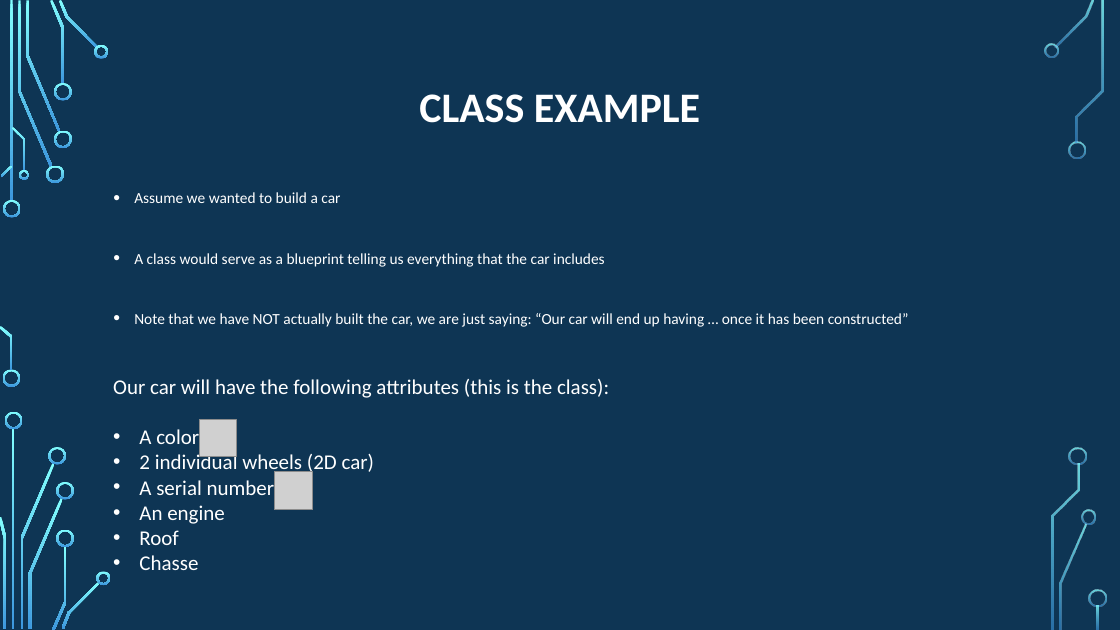
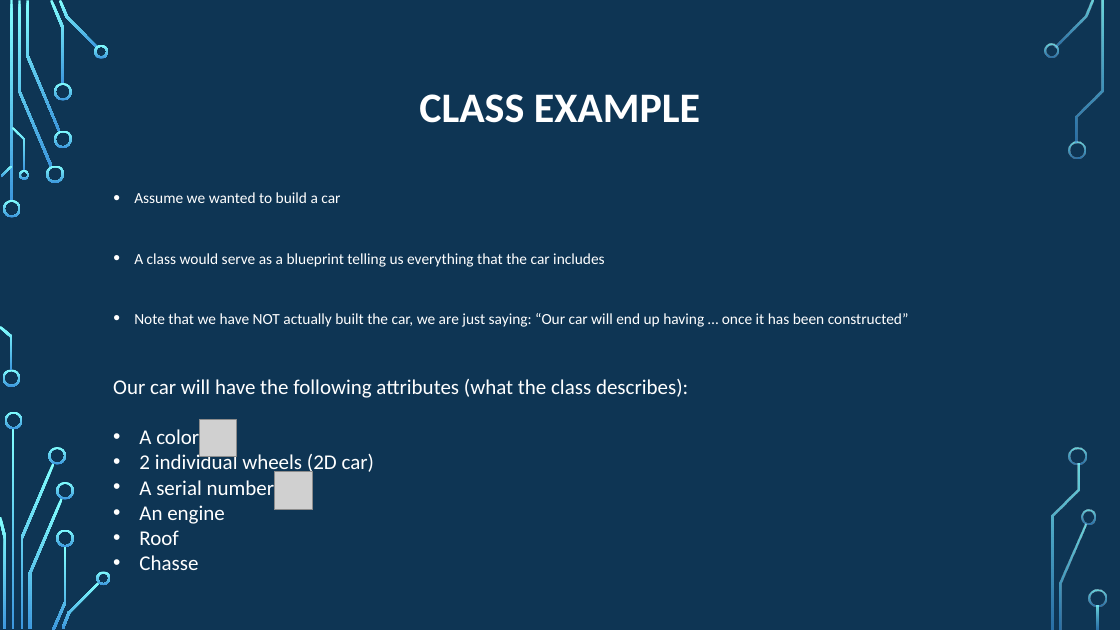
Before and after one commit to psypdt/Advanced_Summer_Course, a slide deck: slide 12 of Day4/Day_4.pptx. Drawn at 1120x630 pixels with LibreOffice and Linux fonts; fonts in the diff are those of the drawing; grey boxes stand for pictures; background and template pictures are left out. Boxes give left, top, right and bottom in pixels: in the first picture for what was removed or moved away, otherwise in the second. Text is boxed around its words. In the diff, an @@ line names an element or a change of style, - is before the commit and + after.

```diff
--- a/Day4/Day_4.pptx
+++ b/Day4/Day_4.pptx
@@ text at (113, 379, 688, 398): text changed @@
-Our car will have the following attributes (this is the class):
+Our car will have the following attributes (what the class describes):
```
Also in this commit, not shown: 18 other slides changed, 7 slides added.
